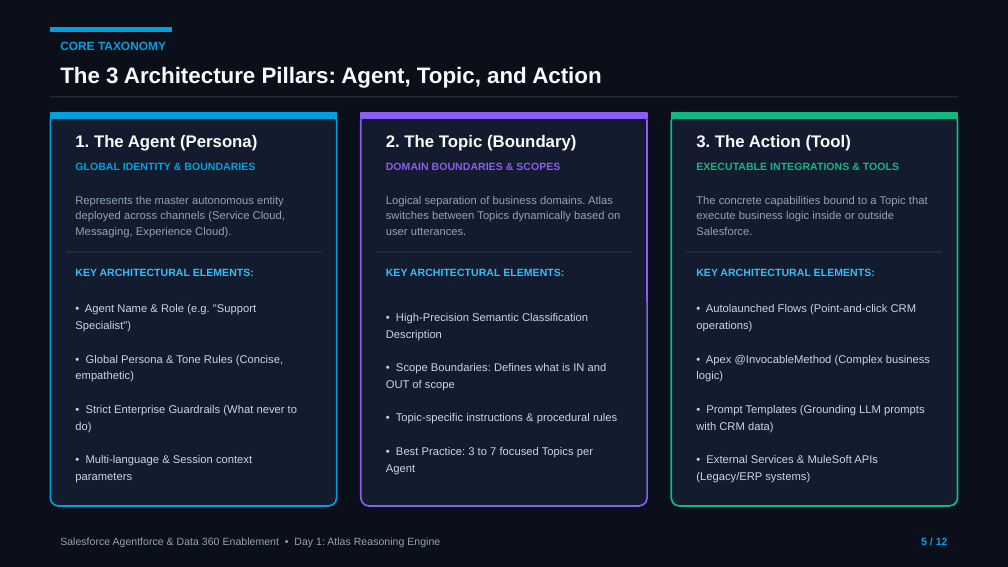
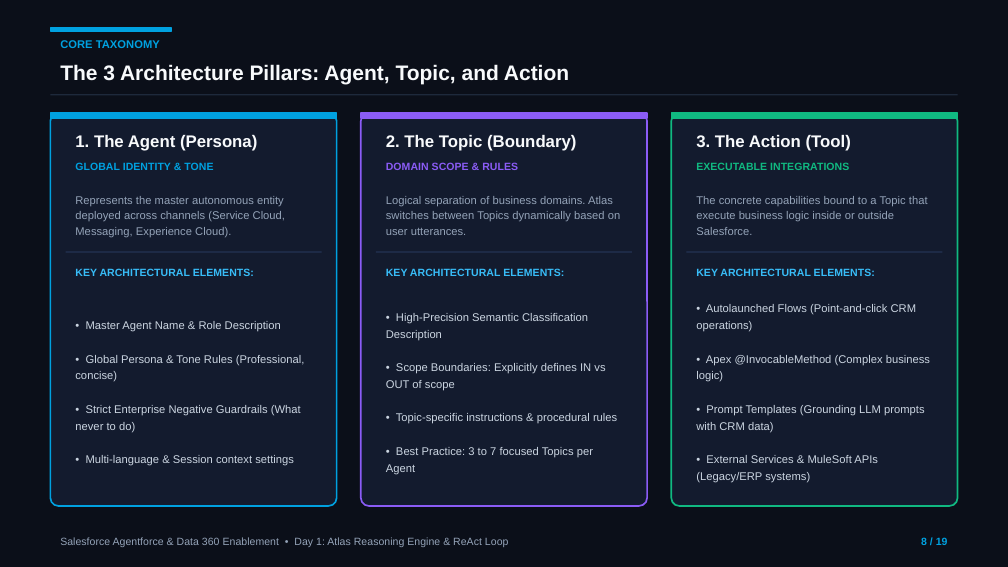
Before and after one commit to MohnishTak2725/agentforce-data360-workbench, a slide deck: slide 8 of Day-1-Atlas-Reasoning-Engine.pptx (slide 5 before the commit). Drawn at 1008x567 pixels with LibreOffice and Linux fonts; fonts in the diff are those of the drawing. Boxes give left, top, right and bottom in pixels: in the first picture for what was removed or moved away, otherwise in the second. Text is boxed around its words. In the diff, an @@ line names an element or a change of style, - is before the commit and + after.

```diff
--- a/Day-1-Atlas-Reasoning-Engine.pptx
+++ b/Day-1-Atlas-Reasoning-Engine.pptx
@@ text "CORE TAXONOMY" at (60,40,160,48): size 8.5 to 8 pt @@
@@ text "The 3 Architecture Pillars: Agent, ..." at (60,64,569,84): size 16 to 15 pt @@
@@ text at (75,162,213,170): text changed @@
-GLOBAL IDENTITY & BOUNDARIES
+GLOBAL IDENTITY & TONE
@@ text at (386,162,518,170): text changed @@
-DOMAIN BOUNDARIES & SCOPES
+DOMAIN SCOPE & RULES
@@ text at (696,162,849,170): text changed @@
-EXECUTABLE INTEGRATIONS & TOOLS
+EXECUTABLE INTEGRATIONS
@@ text at (75,321,305,466): text changed @@
-• Agent Name & Role (e.g. "Support Specialist")
-• Global Persona & Tone Rules (Concise, empathetic)
-• Strict Enterprise Guardrails (What never to do)
-• Multi-language & Session context parameters
+• Master Agent Name & Role Description
+• Global Persona & Tone Rules (Professional, concise)
+• Strict Enterprise Negative Guardrails (What never to do)
+• Multi-language & Session context settings
@@ text at (396,363,605,373): text changed @@
-• Scope Boundaries: Defines what is IN and OUT of scope
+• Scope Boundaries: Explicitly defines IN vs OUT of scope
@@ text at (60,537,508,547): text changed @@
-Salesforce Agentforce & Data 360 Enablement • Day 1: Atlas Reasoning Engine
+Salesforce Agentforce & Data 360 Enablement • Day 1: Atlas Reasoning Engine & ReAct Loop
```
Also in this commit, not shown: 11 other slides changed, 7 slides added.
